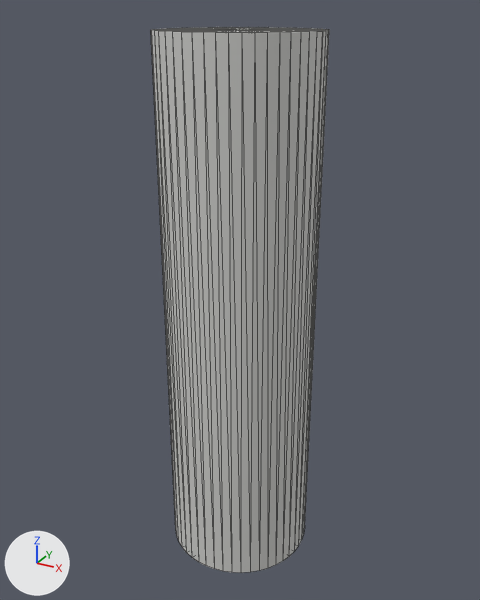
The glTF model w3-staging/lot12/details/e27408a046ed250bc47e2d0547736241c75fb82e3d4c6eb95f358eb3dc0a8437.glb, before and after one commit.
Both versions are drawn from a 50 mm camera at (12.479, -9.053, 0.051) aimed at (11.591, -7.438, -0.757). The lights are fixed; the arrows at lower left show +X, +Y and +Z. The picture after the commit comes second. Mesh edges are drawn as thin lines. Vertices at exactly the same position are counted once.

The scene before the commit, as lines of its bpy script (objects in view):
```python
me_fd_l12_ftg_b4_10 = bpy.data.meshes.new('FD-L12-FTG-B4-10')
me_fd_l12_ftg_b4_10.from_pydata(...)  # 194 vertices, 384 faces; spans x 11.38..11.82, y -7.68..-7.23, z -1.6..0.0
me_fd_l12_ftg_b4_10.materials.append(mat_footing)  # light grey #cececb
ob_fd_l12_ftg_b4_10 = bpy.data.objects.new('FD-L12-FTG-B4-10', me_fd_l12_ftg_b4_10)
ob_fd_l12_ftg_b4_10.location = (0.0, 0.0, 0.0)
```
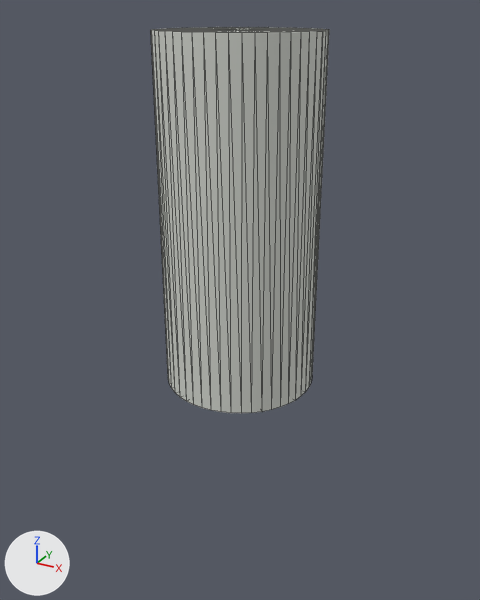
Pixel boxes [x1, y1, x2, y2] of what changed, in the pictures (480 x 600 px; the box of a moved part takes in the faces that stretch with it):
'FD-L12-FTG-B4-10', reshaped (29% shorter)
    before: [151, 27, 329, 573]
    after: [151, 27, 329, 413]
part 1 of me_fd_l12_ftg_b4_10, moved or reshaped
    before: [153, 32, 329, 573]
    after: [153, 32, 329, 413]

The change, as a list of edits to the scene's bpy script:
```text
Change me_fd_l12_ftg_b4_10:
    used by ob_fd_l12_ftg_b4_10; location = (0.0, 0.0, 0.0)
    remove me_fd_l12_ftg_b4_10.from_pydata(...)  # 194 vertices, 384 faces; spans x 11.38..11.82, y -7.68..-7.23, z -1.6..0.0
    add me_fd_l12_ftg_b4_10.from_pydata(...)  # 194 vertices, 384 faces; spans x 11.38..11.82, y -7.68..-7.23, z -1.0..0.0
    me_fd_l12_ftg_b4_10 part 1: all 98 vertices in x 11.38..11.82, y -7.68..-7.23, z -1.6..-1.5 are moved by (0.0, 0.0, 0.6)
```
